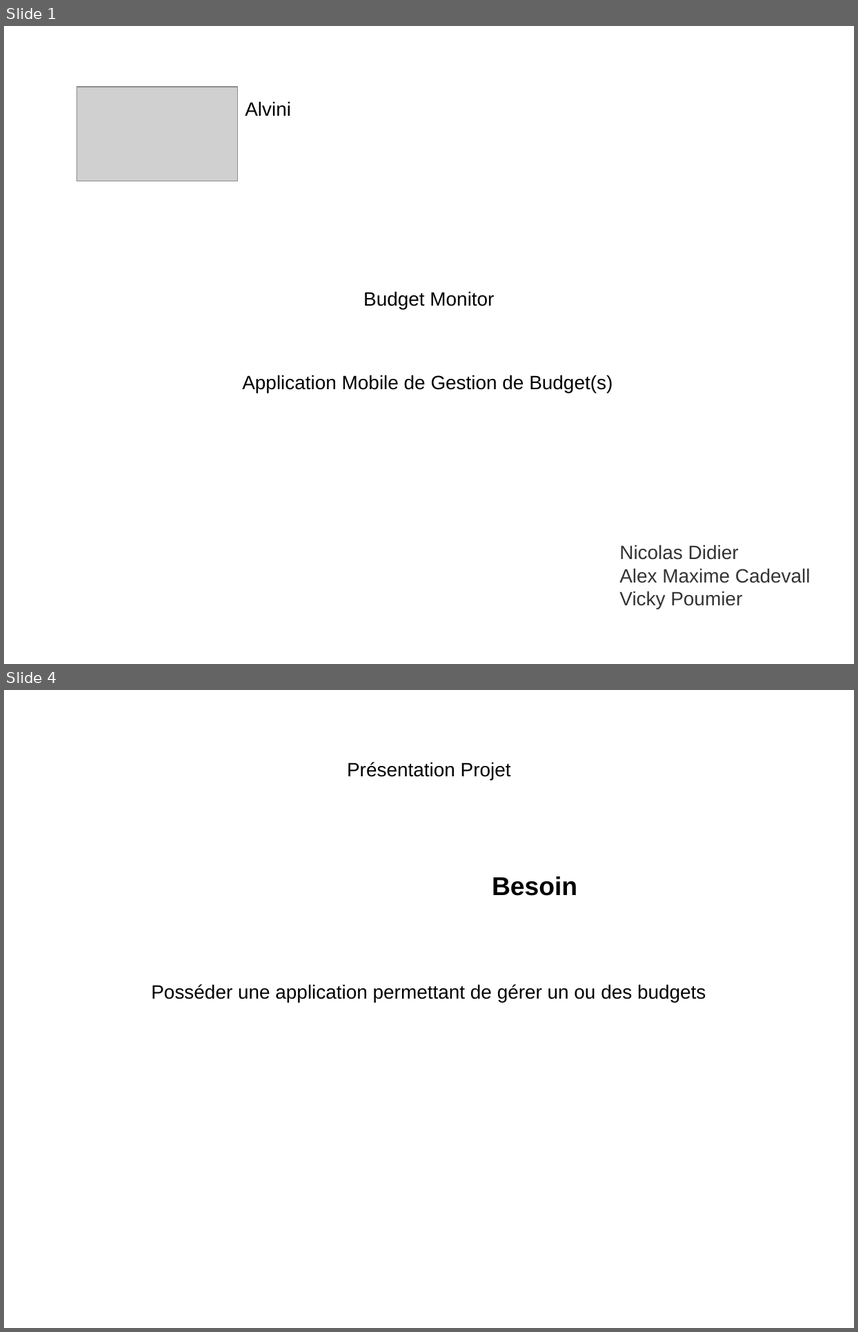
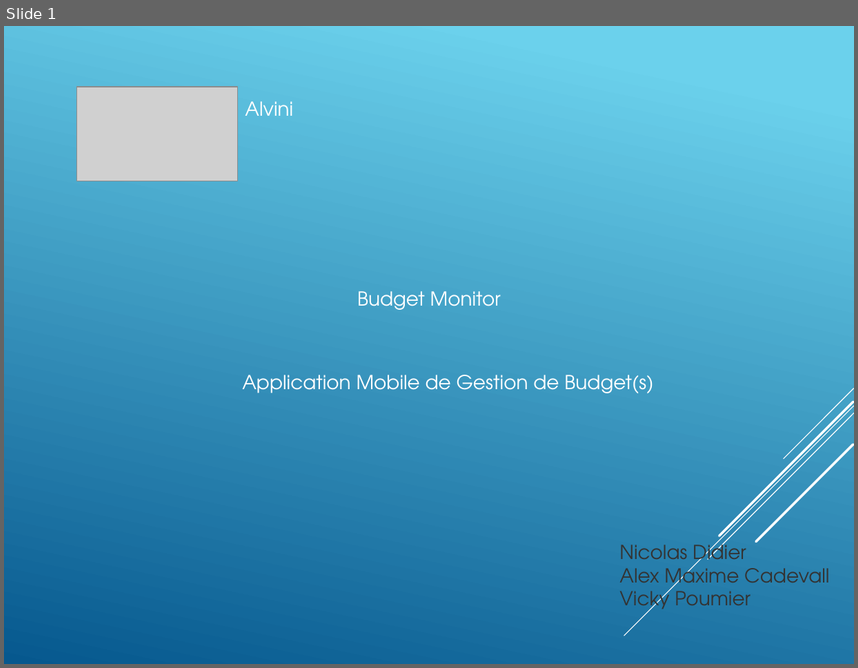
Before and after one commit to Hojalab/budget-monitor, a slide deck: docs/BudgetMonitor.pptx. Shown one above the other, each under a label of ours: slides 1 and 4 before the commit, slide 1 after it; the slides between them are not shown. The pictures are 858x1332 and 858x668 pixels, drawn with LibreOffice and Linux fonts; fonts in the diff are those of the drawing; grey boxes stand for pictures. Boxes give left, top, right and bottom in pixels: in the first picture for what was removed or moved away, otherwise in the second. Text is boxed around its words. In the diff, an @@ line names an element or a change of style, - is before the commit and + after.

```diff
--- a/docs/BudgetMonitor.pptx
+++ b/docs/BudgetMonitor.pptx
@@ slide 4 removed at [4, 690, 854, 1328], background #FFFFFF @@
@@ text removed at [347, 762, 511, 780] @@
-Présentation Projet
@@ text removed at [492, 876, 577, 896] @@
-Besoin
@@ text removed at [151, 984, 706, 1002] @@
-Posséder une application permettant de gérer un ou des budgets
@@ slide 1 changed as well @@
@@ background #FFFFFF to gradient #6ED2EB to #06588E @@
@@ font Arial to TeX Gyre Adventor, text colour #000000 to #FFFFFF in 3 elements at [357, 291, 501, 310], [242, 374, 653, 393], [245, 101, 293, 116] @@
@@ group added at [624, 388, 854, 635]: 5 lines @@
@@ text "Nicolas Didier" at [619, 539, 829, 615]: font Arial to TeX Gyre Adventor @@
```
Also in this commit, not shown: 1 other slide changed, 9 slides added, 1 other slide removed, 12 other files.
